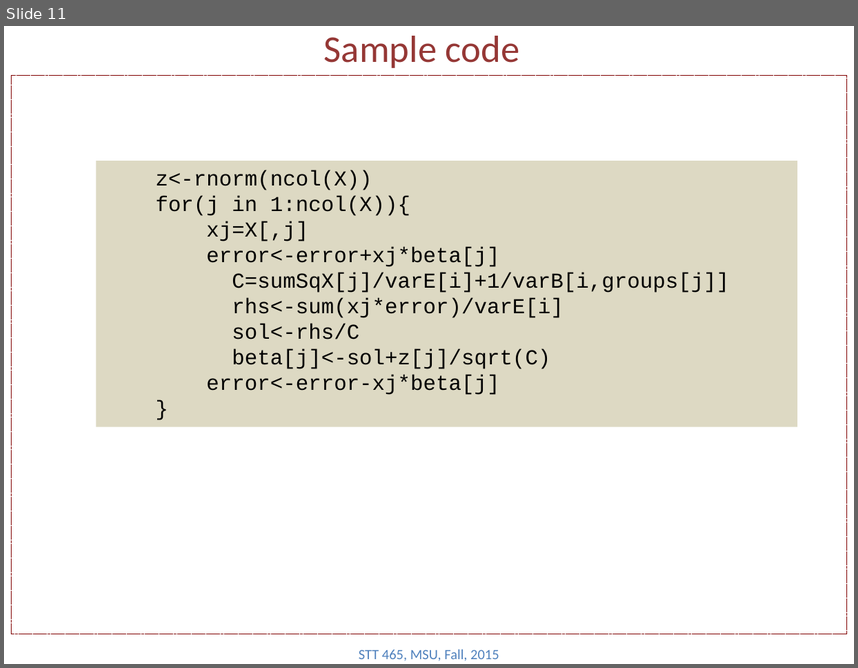
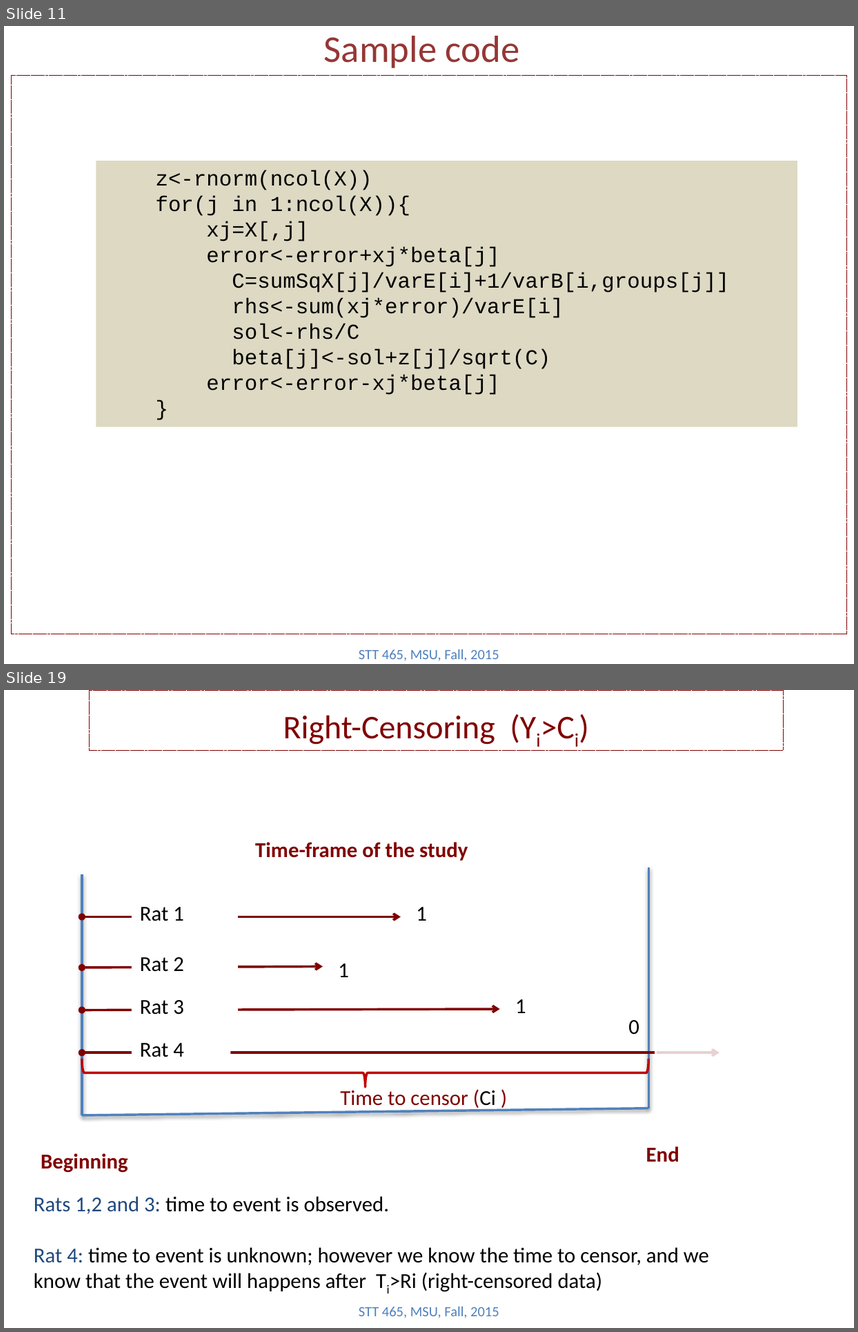
Before and after one commit to Boukos/STT465, a slide deck: STT465_13.pptx. Shown one above the other, each under a label of ours: slide 11 before the commit, slides 11 and 19 after it; the slides between them are not shown. The pictures are 858x668 and 858x1332 pixels, drawn with LibreOffice and Linux fonts; fonts in the diff are those of the drawing. Boxes give left, top, right and bottom in pixels: in the first picture for what was removed or moved away, otherwise in the second. Text is boxed around its words. In the diff, an @@ line names an element or a change of style, - is before the commit and + after.

```diff
--- a/STT465_13.pptx
+++ b/STT465_13.pptx
@@ slide 19 added at (4,690,854,1328), background #FFFFFF @@
@@ rectangle added at (89,690,784,750), outline #800000 0.75 pt dashed, 28 pt, text #800000 @@
+Right-Censoring (Yi>Ci)
@@ text added at (255,842,468,860), 18 pt, text #800000, bold @@
+Time-frame of the study
@@ line added from (82, 874) to (82, 1115), #4F81BD 2 pt @@
@@ line added from (648, 867) to (648, 1108), #4F81BD 2 pt @@
@@ double arrow added from (82, 917) to (401, 917), #800000 2 pt @@
@@ text added at (140,907,184,921), 18 pt, text #000000 @@
+Rat 1
@@ text added at (416,907,427,920), 18 pt, text #000000 @@
+1
@@ text added at (140,957,184,972), 18 pt, text #000000 @@
+Rat 2
@@ double arrow added from (82, 967) to (323, 966), #800000 2 pt @@
@@ text added at (338,963,349,977), 18 pt, text #000000 @@
+1
@@ text added at (140,1000,184,1014), 18 pt, text #000000 @@
+Rat 3
@@ text added at (515,999,526,1013), 18 pt, text #000000 @@
+1
@@ double arrow added from (82, 1009) to (499, 1009), #800000 2 pt @@
@@ text added at (628,1020,639,1034), 18 pt, text #000000 @@
+0
@@ rectangle added at (656,1030,734,1072), fill #FFFFFF at 82% opacity, outline #FFFFFF 2 pt @@
@@ left brace added at (81,1059,648,1087), outline #C00000 2 pt @@
@@ double arrow added from (82, 1052) to (720, 1052), #800000 2 pt @@
@@ text added at (140,1043,184,1057), 18 pt, text #000000 @@
+Rat 4
@@ text added at (340,1087,496,1110), 18 pt, text #800000 @@
+Time to censor (Ci )
@@ line added from (648, 1108) to (82, 1115), #4F81BD 2 pt @@
@@ text added at (41,1153,128,1172), 18 pt, text #800000, bold @@
+Beginning
@@ text added at (646,1146,680,1162), 18 pt, text #800000, bold @@
+End
@@ text added at (34,1196,709,1292), 18 pt, text #000000 @@
+Rats 1,2 and 3: time to event is observed.
+Rat 4: time to event is unknown; however we know the time to censor, and we know that the event will happens after Ti>Ri (right-censored data)
@@ text added at (359,1305,499,1318), 12 pt, text #4F81BD @@
+STT 465, MSU, Fall, 2015
```
Also in this commit, not shown: 2 slides changed, 9 other slides added, 1 slide removed.
